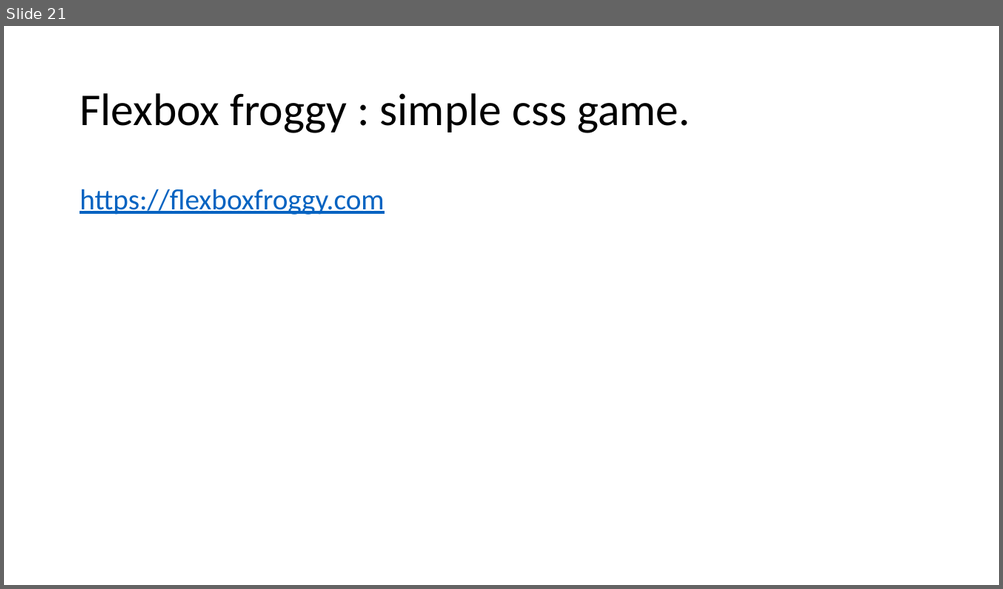
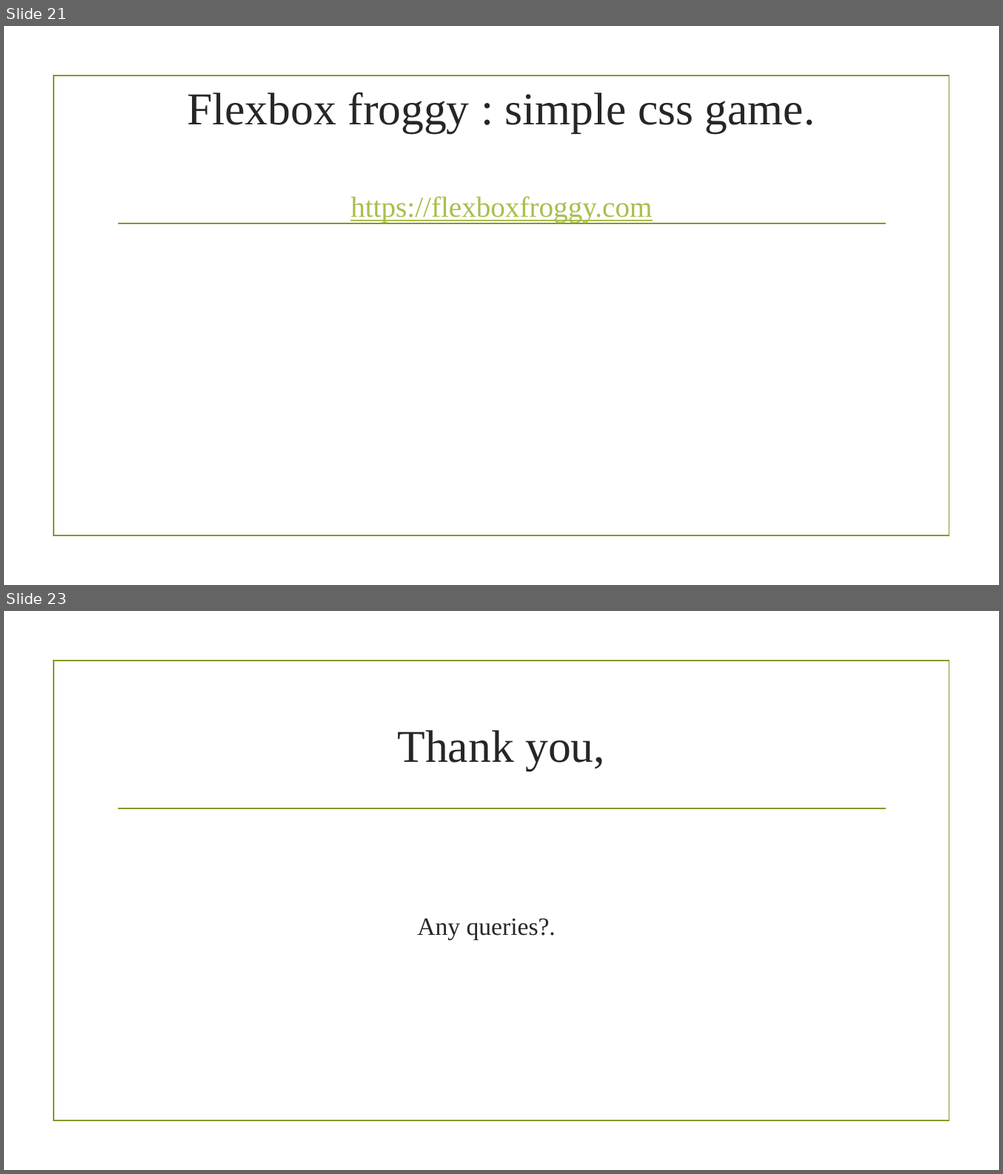
Before and after one commit to saikirandd/cssworkshop, a slide deck: Cascading Style Sheets- CSS.pptx. Shown one above the other, each under a label of ours: slide 21 before the commit, slides 21 and 23 after it; the slides between them are not shown. The pictures are 1003x589 and 1003x1174 pixels, drawn with LibreOffice and Linux fonts; fonts in the diff are those of the drawing; background and template pictures are left out. Boxes give left, top, right and bottom in pixels: in the first picture for what was removed or moved away, otherwise in the second. Text is boxed around its words. In the diff, an @@ line names an element or a change of style, - is before the commit and + after.

```diff
--- a/Cascading Style Sheets- CSS.pptx
+++ b/Cascading Style Sheets- CSS.pptx
@@ slide 23 added at [4, 611, 999, 1170], background picture (left out); not listed: 2 template elements that a slide beside it also shows @@
@@ title added at [398, 730, 605, 771], 44 pt, text #262626 @@
+Thank you,
@@ text added at [417, 918, 555, 940], 24 pt, text #262626 @@
+Any queries?.
@@ slide 21 changed as well @@
@@ title "Flexbox froggy : simple css ..." at [187, 92, 815, 223]: font Calibri to Times New Roman; text colour #000000 to #262626 in "Flexbox froggy : simple css game."; text colour #0563C1 to #A8BF4D in "https://flexboxfroggy.com"; alignment left to centre; line spacing 0.9 to 1 @@
@@ rectangle added at [54, 76, 948, 537], outline #83992A 1.25 pt @@
@@ line added from (118, 224) to (885, 224), #83992A 1.25 pt @@
```
Also in this commit, not shown: 20 other slides changed, 1 other slide added.
